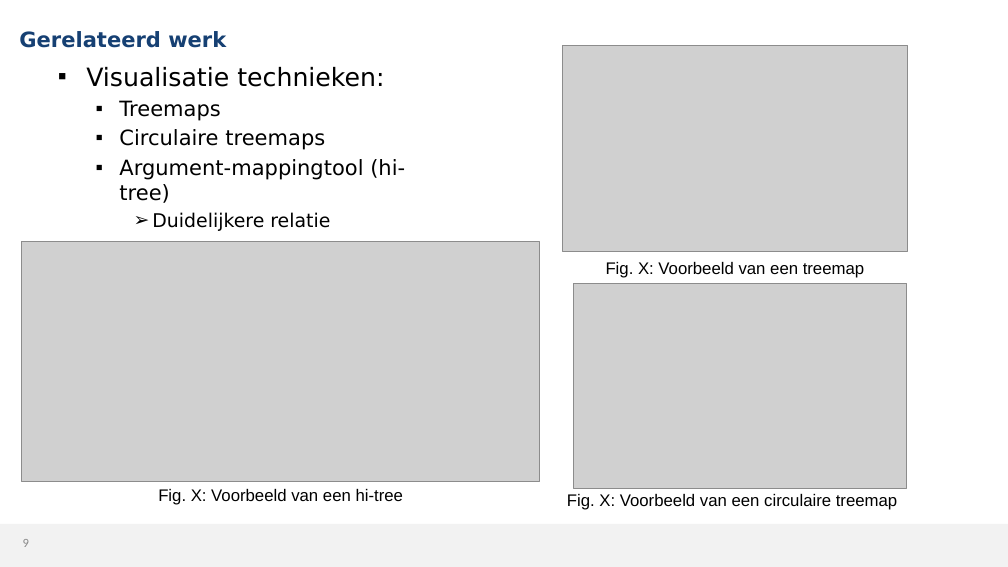
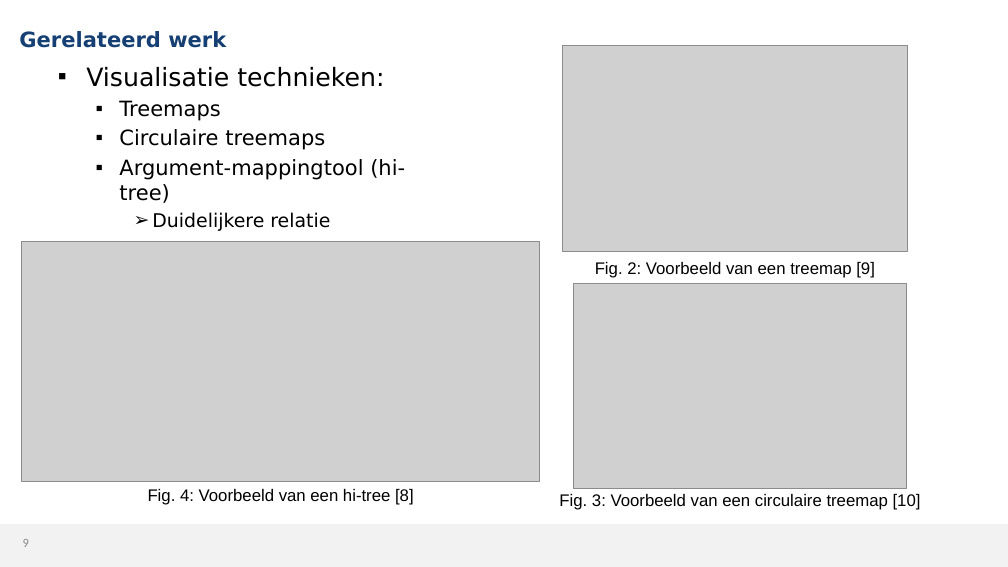
Before and after one commit to MikaG-1952764/masterproef, a slide deck: slide 9 of MP2526_Verdediging.pptx. Drawn at 1008x567 pixels with LibreOffice and Linux fonts; fonts in the diff are those of the drawing; grey boxes stand for pictures; background and template pictures are left out. Boxes give left, top, right and bottom in pixels: in the first picture for what was removed or moved away, otherwise in the second. Text is boxed around its words. In the diff, an @@ line names an element or a change of style, - is before the commit and + after.

```diff
--- a/MP2526_Verdediging.pptx
+++ b/MP2526_Verdediging.pptx
@@ text at <box>595,262,875,278</box>: text changed @@
-Fig. X: Voorbeeld van een treemap
+Fig. 2: Voorbeeld van een treemap [9]
@@ text at <box>148,489,414,505</box>: text changed @@
-Fig. X: Voorbeeld van een hi-tree
+Fig. 4: Voorbeeld van een hi-tree [8]
@@ text at <box>559,494,921,510</box>: text changed @@
-Fig. X: Voorbeeld van een circulaire treemap
+Fig. 3: Voorbeeld van een circulaire treemap [10]
```
Also in this commit, not shown: 13 other slides changed, 1 other file.
